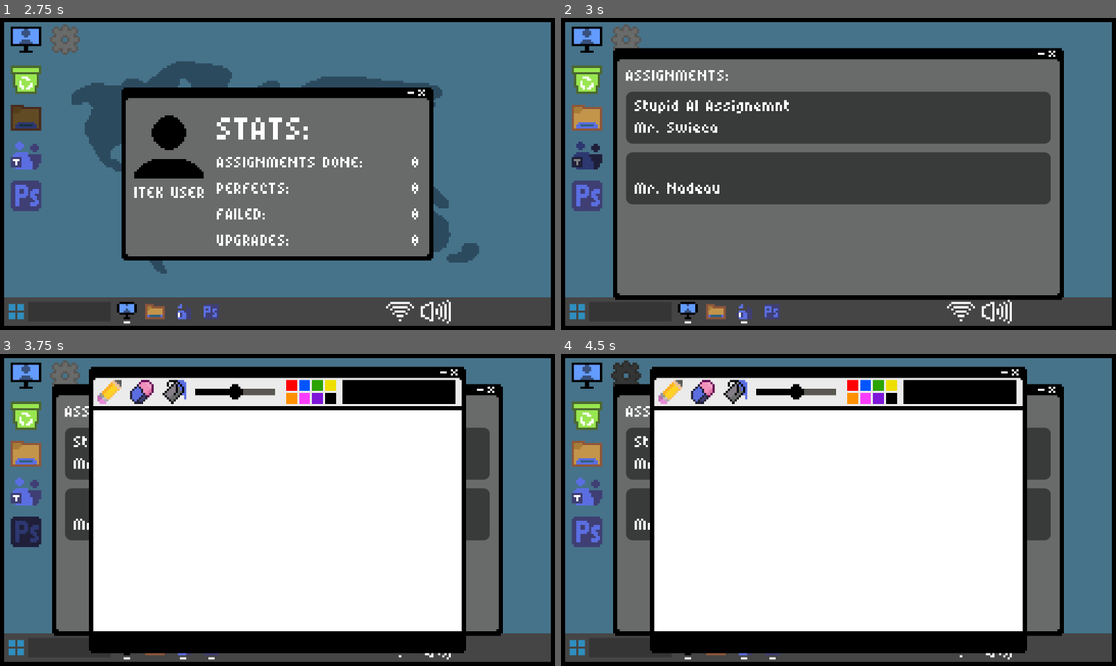
Above: before the commit, frames 1-4 (two rows, left to right).
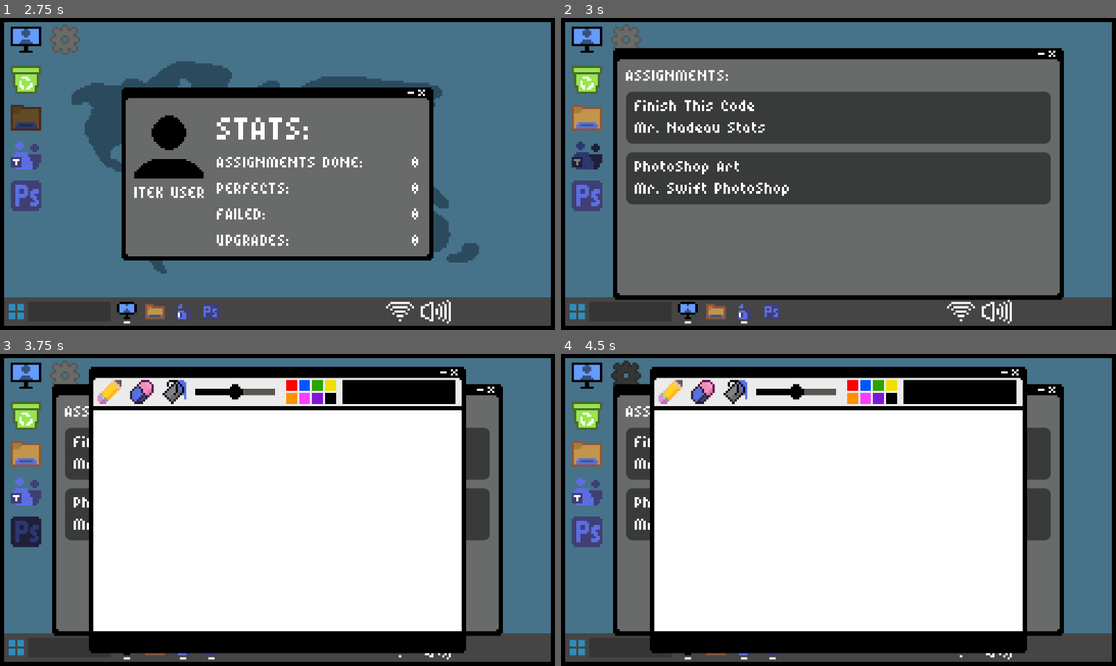
Above: after the commit, the same moments.

Repository: wonderdip/iTec-GameJam
Game: Godot game, scene res://Scenes/desktop.tscn
The game is run twice, just before and just after one commit, with the same random seed, the same clock (stepped at 60 frames per second) and the same inputs.
Inputs (mouse positions are in pixels of both pictures, inside the frame that each line leads up to):
- Up to frame 1 (2.75 s): click (27, 39) at 0.5 s; click (27, 77) at 1.25 s; click (27, 117) at 2 s
- Up to frame 2 (3 s): click (588, 155) at 2.75 s
- Up to frame 3 (3.75 s): click (27, 531) at 3.5 s
- Up to frame 4 (4.5 s): click (627, 375) at 4.25 s

Frame 1 is identical in both runs. In frame 2, 1.5% of the frame differs, in the area x 13-42%, y 26-58%; in frame 3, 0.2%; in frame 4, 0.2%.
Error in both runs: Invalid access to property or key 'app_name' on a base object of type 'Nil'. (res://Scripts/global.gd:8)

Commit message:
started on assignment system

Diff:
--- a/Scenes/teams.tscn
+++ b/Scenes/teams.tscn
@@ -1,16 +1,23 @@
-[gd_scene load_steps=6 format=3 uid="uid://cfjkhmegrrak2"]
+[gd_scene load_steps=12 format=3 uid="uid://cfjkhmegrrak2"]
 
 [ext_resource type="Script" uid="uid://dqenx3ahqvyhy" path="res://Scripts/application.gd" id="1_0f3kd"]
 [ext_resource type="Theme" uid="uid://bgvcpnl7jyrfv" path="res://default.tres" id="2_trs8k"]
+[ext_resource type="Script" uid="uid://dw5suxgavsn1y" path="res://Scripts/teacher_data.gd" id="2_uelq8"]
 [ext_resource type="PackedScene" uid="uid://nem7ay235ejo" path="res://Scenes/assignment_button.tscn" id="3_gme0u"]
+[ext_resource type="Resource" uid="uid://ehds0evghsg5" path="res://Teachers/swift.tres" id="3_ik1aw"]
 [ext_resource type="PackedScene" uid="uid://c4oy47oc4klsf" path="res://Scenes/titlebar_buttons.tscn" id="3_x5o4i"]
+[ext_resource type="Resource" uid="uid://dyeiepp5tvust" path="res://Teachers/hahnel.tres" id="4_6uxok"]
+[ext_resource type="Resource" uid="uid://c2tmns4f32yxv" path="res://Teachers/nadeau.tres" id="5_a50o7"]
 [ext_resource type="PackedScene" uid="uid://dx4f5oy7b7uld" path="res://Scenes/window_dragger.tscn" id="5_gme0u"]
+[ext_resource type="Script" uid="uid://i20o0mpvq51s" path="res://Scripts/teams.gd" id="7_ik1aw"]
+[ext_resource type="FontFile" uid="uid://cyj0qvfs1qf4k" path="res://6px-Normal.ttf" id="9_6uxok"]
 
 [node name="Teams" type="Control"]
 layout_mode = 3
 anchors_preset = 0
 size_flags_horizontal = 4
 script = ExtResource("1_0f3kd")
+teachers = Array[ExtResource("2_uelq8")]([ExtResource("3_ik1aw"), ExtResource("4_6uxok"), ExtResource("5_a50o7")])
 metadata/_custom_type_script = "uid://dqenx3ahqvyhy"
 
 [node name="Panel" type="Panel" parent="."]
@@ -27,8 +34,15 @@
 grow_horizontal = 2
 grow_vertical = 2
 theme = ExtResource("2_trs8k")
+script = ExtResource("7_ik1aw")
 
-[node name="Label" type="Label" parent="Panel"]
+[node name="AssignmentList" type="Control" parent="Panel"]
+visible = false
+anchors_preset = 0
+offset_right = 208.0
+offset_bottom = 116.0
+
+[node name="Label" type="Label" parent="Panel/AssignmentList"]
 layout_mode = 0
 offset_left = 6.0
 offset_top = 8.0
@@ -37,32 +51,86 @@
 theme_override_font_sizes/font_size = 8
 text = "ASSIGNMENTS:"
 
-[node name="TitleBarButtons" parent="Panel" node_paths=PackedStringArray("app") instance=ExtResource("3_x5o4i")]
-layout_mode = 0
-offset_left = 196.0
-offset_top = 1.0
-offset_right = 205.0
-offset_bottom = 5.0
-app = NodePath("../..")
-
-[node name="ScrollContainer" type="ScrollContainer" parent="Panel"]
+[node name="ScrollContainer" type="ScrollContainer" parent="Panel/AssignmentList"]
 layout_mode = 0
 offset_left = 6.0
 offset_top = 20.0
 offset_right = 202.0
 offset_bottom = 110.0
 
-[node name="VBoxContainer" type="VBoxContainer" parent="Panel/ScrollContainer"]
+[node name="ButtonContainer" type="VBoxContainer" parent="Panel/AssignmentList/ScrollContainer"]
 layout_mode = 2
 size_flags_horizontal = 3
 size_flags_vertical = 3
 
-[node name="Button" parent="Panel/ScrollContainer/VBoxContainer" instance=ExtResource("3_gme0u")]
+[node name="Button" parent="Panel/AssignmentList/ScrollContainer/ButtonContainer" instance=ExtResource("3_gme0u")]
 layout_mode = 2
-title = "Stupid AI Assignemnt"
 
-[node name="Button2" parent="Panel/ScrollContainer/VBoxContainer" instance=ExtResource("3_gme0u")]
+[node name="Button2" parent="Panel/AssignmentList/ScrollContainer/ButtonContainer" instance=ExtResource("3_gme0u")]
 layout_mode = 2
+
+[node name="AssignmentDetails" type="Control" parent="Panel"]
+anchors_preset = 0
+offset_right = 208.0
+offset_bottom = 116.0
+
+[node name="VBoxContainer" type="VBoxContainer" parent="Panel/AssignmentDetails"]
+layout_mode = 0
+offset_left = 10.0
+offset_top = 9.0
+offset_right = 104.0
+offset_bottom = 110.0
+
+[node name="BackButton" type="Button" parent="Panel/AssignmentDetails/VBoxContainer"]
+custom_minimum_size = Vector2(33, 9)
+layout_mode = 2
+size_flags_horizontal = 0
+theme_override_fonts/font = ExtResource("9_6uxok")
+
+[node name="Label" type="Label" parent="Panel/AssignmentDetails/VBoxContainer/BackButton"]
+layout_mode = 0
+offset_left = 4.0
+offset_right = 20.0
+offset_bottom = 8.0
+theme_override_font_sizes/font_size = 8
+text = "Back"
+
+[node name="Title" type="Label" parent="Panel/AssignmentDetails/VBoxContainer"]
+layout_mode = 2
+text = "Title"
+
+[node name="Details" type="Label" parent="Panel/AssignmentDetails/VBoxContainer"]
+layout_mode = 2
+theme_override_font_sizes/font_size = 8
+text = "Details"
+
+[node name="WorkButton" type="Button" parent="Panel/AssignmentDetails/VBoxContainer"]
+custom_minimum_size = Vector2(0, 9)
+layout_mode = 2
+
+[node name="Label" type="Label" parent="Panel/AssignmentDetails/VBoxContainer/WorkButton"]
+layout_mode = 0
+offset_left = 2.0
+offset_right = 42.0
+offset_bottom = 8.0
+theme_override_font_sizes/font_size = 8
+text = "My Work"
+
+[node name="NewButton" type="Button" parent="Panel/AssignmentDetails/VBoxContainer"]
+custom_minimum_size = Vector2(49, 9)
+layout_mode = 2
+size_flags_horizontal = 0
+size_flags_vertical = 0
+theme_override_fonts/font = ExtResource("9_6uxok")
+theme_override_font_sizes/font_size = 8
+
+[node name="Label" type="Label" parent="Panel/AssignmentDetails/VBoxContainer/NewButton"]
+layout_mode = 0
+offset_left = 2.0
+offset_right = 42.0
+offset_bottom = 8.0
+theme_override_font_sizes/font_size = 8
+text = "+ New"
 
 [node name="WindowDragger" parent="." node_paths=PackedStringArray("app") instance=ExtResource("5_gme0u")]
 layout_mode = 0
@@ -71,3 +139,14 @@
 offset_right = 88.0
 offset_bottom = -53.0
 app = NodePath("..")
+
+[node name="TitleBarButtons" parent="." node_paths=PackedStringArray("app") instance=ExtResource("3_x5o4i")]
+layout_mode = 0
+offset_left = 92.0
+offset_top = -57.0
+offset_right = 101.0
+offset_bottom = -53.0
+app = NodePath("..")
+
+[connection signal="pressed" from="Panel/AssignmentDetails/VBoxContainer/BackButton" to="Panel" method="_on_back_button_pressed"]
+[connection signal="pressed" from="Panel/AssignmentDetails/VBoxContainer/NewButton" to="Panel" method="_on_new_button_pressed"]
--- a/Scripts/application.gd
+++ b/Scripts/application.gd
@@ -3,3 +3,10 @@
 
 var closed: bool = false
 var minimized: bool = false
+
+@export var teachers: Array[TeacherData]
+
+var desktop: Control
+
+func _ready() -> void:
+	desktop = get_parent_control()
--- a/Scripts/assignment_button.gd
+++ b/Scripts/assignment_button.gd
@@ -1,20 +1,15 @@
 extends Button
 class_name AssignmentButton
 
-@export_multiline var title: String = ""
 @onready var title_label: Label = $VBoxContainer/AssignmentTitle
 @onready var teacher_label: Label = $VBoxContainer/Teacher
+@onready var teams: Application = $"../../../../.."
 
-const TEACHERS := [
-	"Mr. Hahnel",
-	"Mr. Larouche",
-	"Mr. Nadeau",
-	"Mr. Deslippes",
-	"Mr. Broad",
-	"Mr. Swieca",
-	"Mr. Swift"
-]
+var assignment: AssignmentData
+var teacher: TeacherData
 
 func _ready() -> void:
-	title_label.text = title
-	teacher_label.text = TEACHERS.pick_random()
+	teacher = teams.teachers.pick_random()
+	teacher_label.text = (teacher.name + " " + teacher.specialty.app_name)
+	assignment = teacher.assignments.pick_random()
+	title_label.text = assignment.assignment_title
--- /dev/null
+++ b/Scripts/assignment_data.gd
@@ -0,0 +1,6 @@
+extends Resource
+class_name AssignmentData
+
+@export var assignment_title: String
+@export_multiline var assignment_details: String
+@export var grade: float
--- a/Scripts/teacher_data.gd
+++ b/Scripts/teacher_data.gd
@@ -3,3 +3,4 @@
 
 @export var name: String
 @export var specialty: AppData
+@export var assignments: Array[AssignmentData]
--- /dev/null
+++ b/Scripts/teams.gd
@@ -0,0 +1,33 @@
+extends Panel
+
+@onready var button_container: VBoxContainer = $AssignmentList/ScrollContainer/ButtonContainer
+@onready var assignment_list: Control = $AssignmentList
+@onready var assignment_details: Control = $AssignmentDetails
+@onready var title: Label = $AssignmentDetails/VBoxContainer/Title
+@onready var details: Label = $AssignmentDetails/VBoxContainer/Details
+
+var current_assignment: AssignmentData = null
+var current_teacher: TeacherData = null
+
+# Called when the node enters the scene tree for the first time.
+func _ready() -> void:
+	assignment_list.show()
+	assignment_details.hide()
+	for button in button_container.get_children():
+		button.pressed.connect(_on_button_pressed.bind(button))
+
+func _on_button_pressed(button: AssignmentButton):
+	assignment_list.hide()
+	assignment_details.show()
+	current_assignment = button.assignment
+	current_teacher = button.teacher
+	title.text = current_assignment.assignment_title
+	details.text = current_assignment.assignment_details
+
+func _on_back_button_pressed() -> void:
+	assignment_details.hide()
+	assignment_list.show()
+	current_assignment = null
+
+func _on_new_button_pressed() -> void:
+	Global.open_app(current_teacher.specialty, get_parent().desktop)
--- a/Teachers/hahnel.tres
+++ b/Teachers/hahnel.tres
@@ -1,8 +1,18 @@
-[gd_resource type="Resource" script_class="TeacherData" load_steps=2 format=3 uid="uid://dyeiepp5tvust"]
+[gd_resource type="Resource" script_class="TeacherData" load_steps=5 format=3 uid="uid://dyeiepp5tvust"]
 
+[ext_resource type="Script" uid="uid://bvvmgegkc1ik6" path="res://Scripts/assignment_data.gd" id="1_edsqm"]
 [ext_resource type="Script" uid="uid://dw5suxgavsn1y" path="res://Scripts/teacher_data.gd" id="1_u52cg"]
+[ext_resource type="Resource" uid="uid://c2rn0inmwdp0j" path="res://Apps/photoshop.tres" id="2_fhrv4"]
+
+[sub_resource type="Resource" id="Resource_paaun"]
+script = ExtResource("1_edsqm")
+assignment_title = "AI Essay"
+assignment_details = "Write 6 or 7 Essays about AI"
+metadata/_custom_type_script = "uid://bvvmgegkc1ik6"
 
 [resource]
 script = ExtResource("1_u52cg")
 name = "Mr. Hahnel"
+specialty = ExtResource("2_fhrv4")
+assignments = Array[ExtResource("1_edsqm")]([SubResource("Resource_paaun")])
 metadata/_custom_type_script = "uid://dw5suxgavsn1y"
--- a/Teachers/nadeau.tres
+++ b/Teachers/nadeau.tres
@@ -1,8 +1,18 @@
-[gd_resource type="Resource" script_class="TeacherData" load_steps=2 format=3 uid="uid://c2tmns4f32yxv"]
+[gd_resource type="Resource" script_class="TeacherData" load_steps=5 format=3 uid="uid://c2tmns4f32yxv"]
 
 [ext_resource type="Script" uid="uid://dw5suxgavsn1y" path="res://Scripts/teacher_data.gd" id="1_h2is8"]
+[ext_resource type="Script" uid="uid://bvvmgegkc1ik6" path="res://Scripts/assignment_data.gd" id="1_i6orl"]
+[ext_resource type="Resource" uid="uid://bfs0covscv5xe" path="res://Apps/stats.tres" id="2_p2t7i"]
+
+[sub_resource type="Resource" id="Resource_civwu"]
+script = ExtResource("1_i6orl")
+assignment_title = "Finish This Code"
+assignment_details = "erdtfgyhuj"
+metadata/_custom_type_script = "uid://bvvmgegkc1ik6"
 
 [resource]
 script = ExtResource("1_h2is8")
 name = "Mr. Nadeau"
+specialty = ExtResource("2_p2t7i")
+assignments = Array[ExtResource("1_i6orl")]([SubResource("Resource_civwu")])
 metadata/_custom_type_script = "uid://dw5suxgavsn1y"
--- a/Teachers/swift.tres
+++ b/Teachers/swift.tres
@@ -1,8 +1,18 @@
-[gd_resource type="Resource" script_class="TeacherData" load_steps=2 format=3 uid="uid://ehds0evghsg5"]
+[gd_resource type="Resource" script_class="TeacherData" load_steps=5 format=3 uid="uid://ehds0evghsg5"]
 
 [ext_resource type="Script" uid="uid://dw5suxgavsn1y" path="res://Scripts/teacher_data.gd" id="1_32xp4"]
+[ext_resource type="Script" uid="uid://bvvmgegkc1ik6" path="res://Scripts/assignment_data.gd" id="1_x4e83"]
+[ext_resource type="Resource" uid="uid://c2rn0inmwdp0j" path="res://Apps/photoshop.tres" id="2_r5xac"]
+
+[sub_resource type="Resource" id="Resource_7ttjy"]
+script = ExtResource("1_x4e83")
+assignment_title = "PhotoShop Art"
+assignment_details = "draw a smiley face"
+metadata/_custom_type_script = "uid://bvvmgegkc1ik6"
 
 [resource]
 script = ExtResource("1_32xp4")
 name = "Mr. Swift"
+specialty = ExtResource("2_r5xac")
+assignments = Array[ExtResource("1_x4e83")]([SubResource("Resource_7ttjy")])
 metadata/_custom_type_script = "uid://dw5suxgavsn1y"
Binary file changed: Assets/Pencil.png
Not shown, added: Scripts/assignment_data.gd.uid
Not shown, added: Scripts/teams.gd.uid
